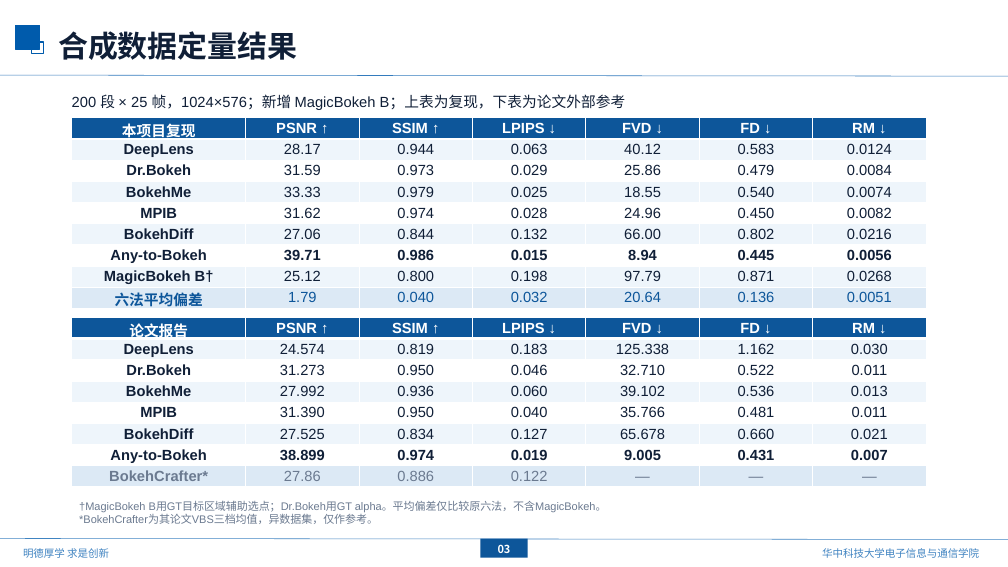
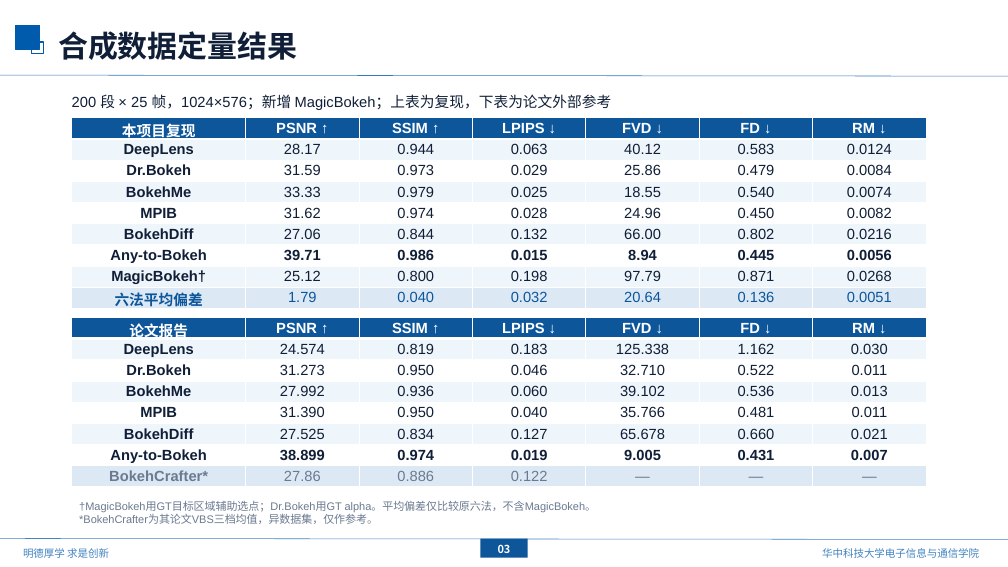
Before and after one commit to mengmcy1/OPPO-depth-guided-video-bokeh, a slide deck: slide 4 of 汇报/下次汇报草稿_基线更新与ATB分析/基线更新与ATB效率分析_草稿.pptx. Drawn at 1008x567 pixels with LibreOffice and Linux fonts; fonts in the diff are those of the drawing; background and template pictures are left out. Boxes give left, top, right and bottom in pixels: in the first picture for what was removed or moved away, otherwise in the second. Text is boxed around its words. In the diff, an @@ line names an element or a change of style, - is before the commit and + after.

```diff
--- a/汇报/下次汇报草稿_基线更新与ATB分析/基线更新与ATB效率分析_草稿.pptx
+++ b/汇报/下次汇报草稿_基线更新与ATB分析/基线更新与ATB效率分析_草稿.pptx
@@ table at [72,118,926,311] @@
-row 8, column 1: MagicBokeh B†
+row 8, column 1: MagicBokeh†
@@ text at [72,94,612,110]: text changed @@
-200 段 × 25 帧，1024×576；新增 MagicBokeh B；上表为复现，下表为论文外部参考
+200 段 × 25 帧，1024×576；新增 MagicBokeh；上表为复现，下表为论文外部参考
@@ text at [79,502,597,512]: text changed @@
-†MagicBokeh B用GT目标区域辅助选点；Dr.Bokeh用GT alpha。平均偏差仅比较原六法，不含MagicBokeh。
+†MagicBokeh用GT目标区域辅助选点；Dr.Bokeh用GT alpha。平均偏差仅比较原六法，不含MagicBokeh。
```
Also in this commit, not shown: 3 other slides changed, 1 slide added, 2 other files.
